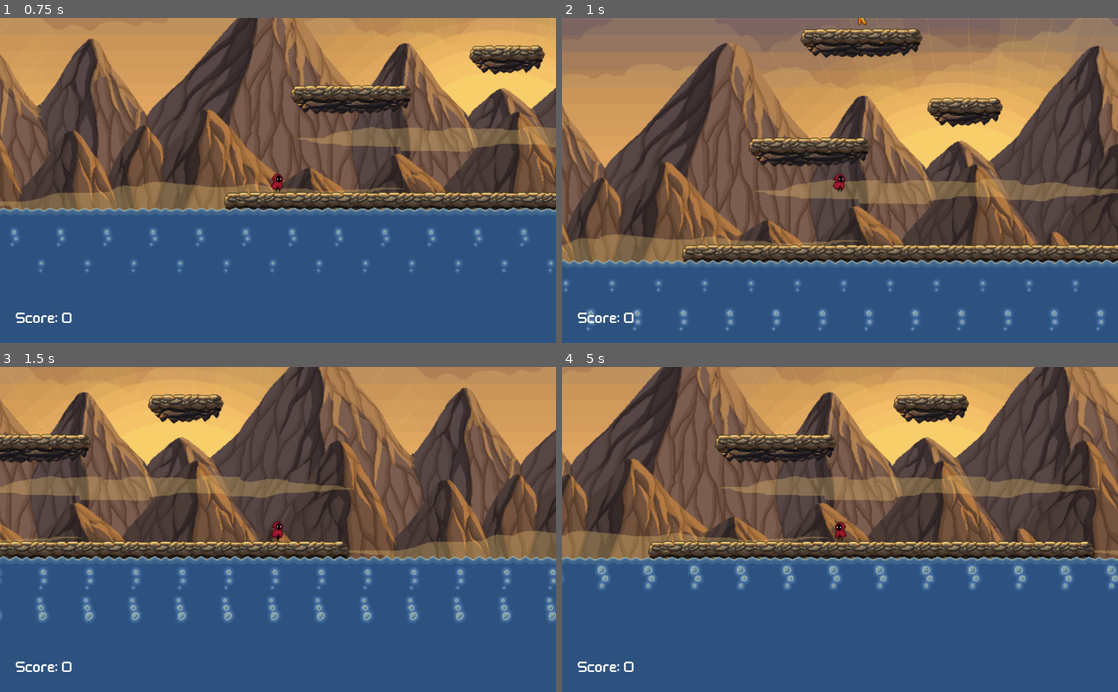
Above: before the commit, frames 1-4 (two rows, left to right).
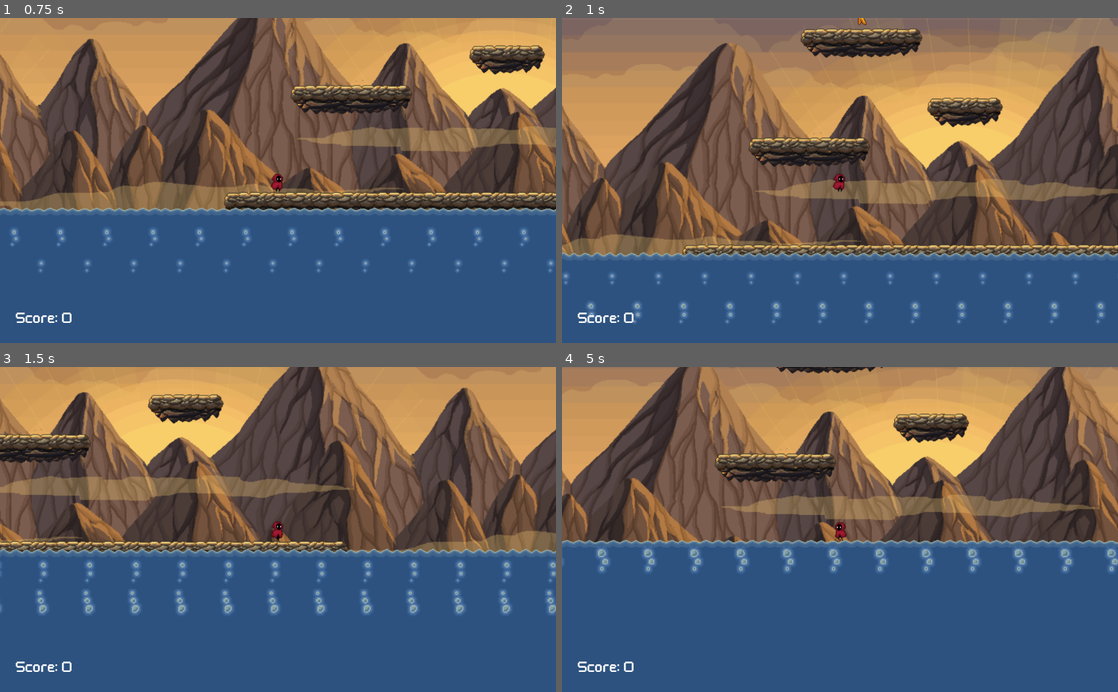
Above: after the commit, the same moments.

Repository: MisterSim8/Fiery-Mountain
Game: Godot game, scene res://scenes/main.tscn
Two runs of this game, one before a commit and one after it. Both use one fixed random seed, a clock stepped at 60 frames per second and the inputs below. Before the commit the project has no main scene; this scene is started directly in both runs.
Inputs:
- Up to frame 1 (0.75 s): hold D (right) from 0.53 s (still down); tap T (test) at 0.6 s
- Up to frame 2 (1 s): keep holding D (right); tap W (jump) at 0.77 s
- Up to frame 3 (1.5 s): keep holding D (right); tap T (test) at 1.35 s
- Up to frame 4 (5 s): tap W (jump) at 1.52, 3.02, 3.77, 4.52 s; release D (right) at 2.03 s; hold A (left) 2.03-2.78 s; tap T (test) every 0.75 s from 2.1 to 4.35 s; hold D (right) 2.78-4.28 s; hold A (left) from 4.28 s (still down)

Frame 1 is identical in both runs. In frame 2, 4.4% of the frame differs, in the area x 0-100%, y 72-97%; in frame 3, 5.1%; in frame 4, 33%, in the area x 0-100%, y 0-69%.

Commit message:
implémentation du processus d'élévation de l'eau dans la boucle de jeu

Diff:
--- a/godot-project/project.godot
+++ b/godot-project/project.godot
@@ -11,6 +11,7 @@
 [application]
 
 config/name="Fiery Mountain"
+run/main_scene="res://scenes/menu.tscn"
 
 [display]
 
--- /dev/null
+++ b/godot-project/scenes/menu.tscn
@@ -0,0 +1,60 @@
+[gd_scene load_steps=6 format=2]
+
+[ext_resource path="res://assets/Mountain-platformer-pixel-art-tileset/PNG/Background/pale/Background.png" type="Texture" id=1]
+[ext_resource path="res://assets/themes/FlatUI/kenneyUI.tres" type="Theme" id=2]
+[ext_resource path="res://assets/themes/FlatUI/kenneyUI-green.tres" type="Theme" id=3]
+[ext_resource path="res://assets/themes/FlatUI/kenneyUI-red.tres" type="Theme" id=4]
+[ext_resource path="res://scripts/menu.gd" type="Script" id=5]
+
+[node name="menu" type="Node2D"]
+script = ExtResource( 5 )
+
+[node name="background" type="TextureRect" parent="."]
+anchor_right = 1.0
+anchor_bottom = 1.0
+margin_left = 2.0
+margin_top = 2.0
+margin_right = 962.0
+margin_bottom = 542.0
+texture = ExtResource( 1 )
+__meta__ = {
+"_edit_lock_": true
+}
+
+[node name="Camera2D" type="Camera2D" parent="."]
+position = Vector2( 458, 286 )
+current = true
+zoom = Vector2( 0.8, 0.7 )
+
+[node name="VBoxContainer" type="VBoxContainer" parent="."]
+margin_left = 360.0
+margin_top = 77.0
+margin_right = 587.0
+margin_bottom = 494.0
+theme = ExtResource( 2 )
+custom_constants/separation = 9
+alignment = 1
+
+[node name="title" type="Label" parent="VBoxContainer"]
+margin_top = 148.0
+margin_right = 227.0
+margin_bottom = 170.0
+text = "Fiery Mountain"
+align = 1
+
+[node name="play" type="Button" parent="VBoxContainer"]
+margin_top = 179.0
+margin_right = 227.0
+margin_bottom = 219.251
+theme = ExtResource( 3 )
+text = "Jouer"
+
+[node name="quit" type="Button" parent="VBoxContainer"]
+margin_top = 228.0
+margin_right = 227.0
+margin_bottom = 268.251
+theme = ExtResource( 4 )
+text = "Quitter"
+
+[connection signal="pressed" from="VBoxContainer/play" to="." method="_on_play_pressed"]
+[connection signal="pressed" from="VBoxContainer/quit" to="." method="_on_quit_pressed"]
--- a/godot-project/scripts/main.gd
+++ b/godot-project/scripts/main.gd
@@ -36,6 +36,13 @@
 var debutEauX = 0
 #FIN VAR EAU
 
+#VAR JEU
+var tempsEau = 0.0
+var interValEau = 1
+var raiseEau = 10
+#FIN VAR JEU
+
+
 
 # Called when the node enters the scene tree for the first time.
 func _ready():
@@ -45,6 +52,14 @@
 	majUI()
 	if Input.is_action_just_pressed("test"):
 		addPlatform(1)
+
+func _physics_process(delta):
+	#gestion eau
+	tempsEau += delta
+	if tempsEau >= interValEau:
+		print("raise")
+		raiseWater(raiseEau)
+		tempsEau = 0
 
 
 func addPlatform(platformAmount):
@@ -168,6 +183,9 @@
 	$player.position.x = positionInitialeJoueurX
 	$player.position.y = positionInitialeJoueurY
 
+func die():
+	get_tree().change_scene("res://scenes/menu.tscn")#retour au menu
+
 #CALLBACKS
 func _on_star_body_entered(body):
 	scoreJoueur = scoreJoueur + 1
--- /dev/null
+++ b/godot-project/scripts/menu.gd
@@ -0,0 +1,13 @@
+extends Node2D
+
+
+func _ready():
+	pass
+
+
+func _on_play_pressed():
+	get_tree().change_scene("res://scenes/main.tscn")
+
+
+func _on_quit_pressed():
+	get_tree().quit()
